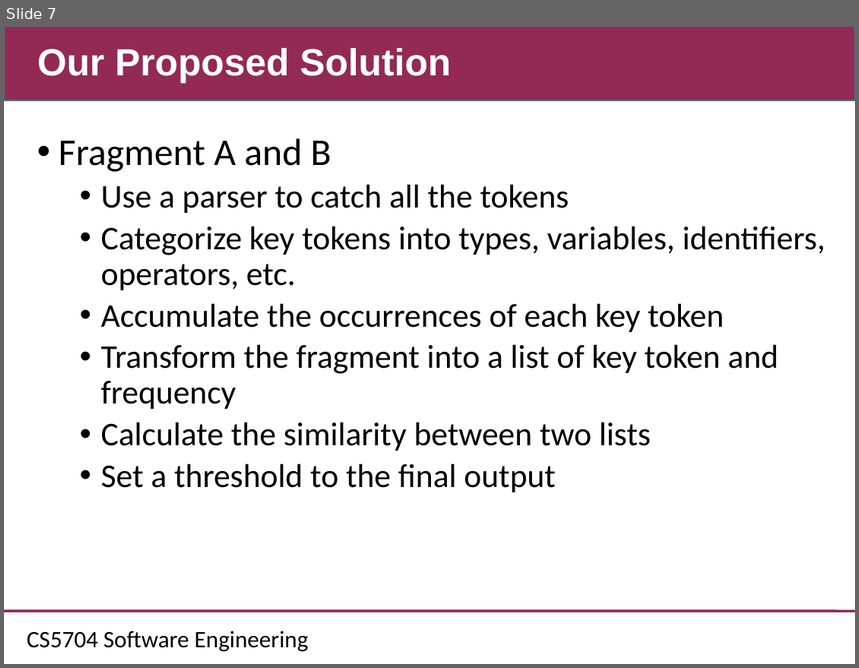
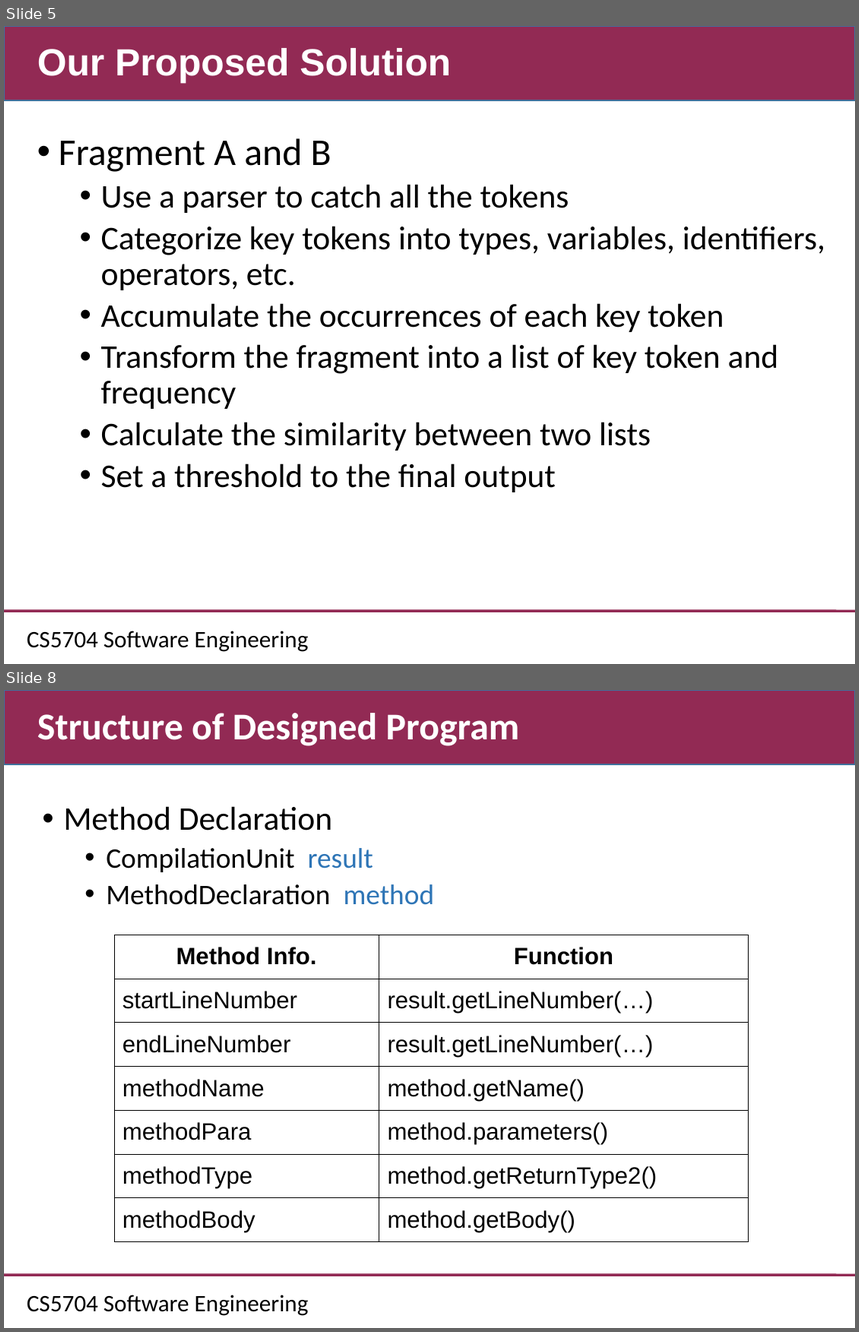
Before and after one commit to CSCC5704/Documents, a slide deck: CS5704_midpresentation.ppt. Shown one above the other, each under a label of ours: slide 7 before the commit, slides 5 and 8 after it; the slides between them are not shown. The pictures are 859x668 and 859x1332 pixels, drawn with LibreOffice and Linux fonts; fonts in the diff are those of the drawing; background and template pictures are left out. Boxes give left, top, right and bottom in pixels: in the first picture for what was removed or moved away, otherwise in the second. Text is boxed around its words. In the diff, an @@ line names an element or a change of style, - is before the commit and + after.

```diff
--- a/CS5704_midpresentation.ppt
+++ b/CS5704_midpresentation.ppt
@@ slide 8 added at <box>4,690,855,1328</box>, background #FFFFFF; not listed: 3 template elements that a slide beside it also shows @@
@@ title added at <box>37,713,520,746</box>, 32 pt, text #FFFFFF, bold @@
+Structure of Designed Program
@@ text added at <box>63,806,435,905</box>, 24 pt, text #000000 @@
+• Method Declaration
+  • CompilationUnit result
+  • MethodDeclaration method
@@ table added at <box>113,935,748,1243</box>, 7 rows, 2 columns @@
+Method Info. | Function
+startLineNumber | result.getLineNumber(…)
+endLineNumber | result.getLineNumber(…)
+methodName | method.getName()
+methodPara | method.parameters()
+methodType | method.getReturnType2()
+methodBody | method.getBody()
@@ what was slide 7 is now slide 5 @@
```
Also in this commit, not shown: 7 slides changed, 14 other slides added, 4 slides removed, 1 other file.
